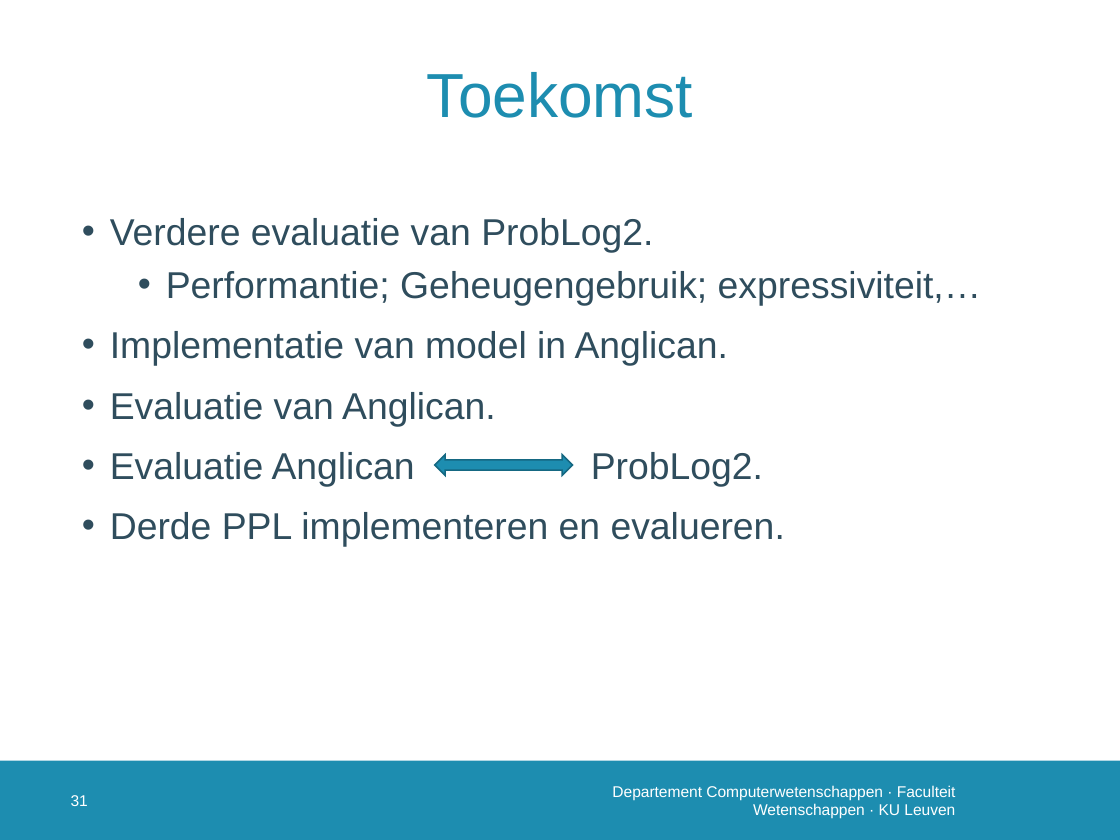
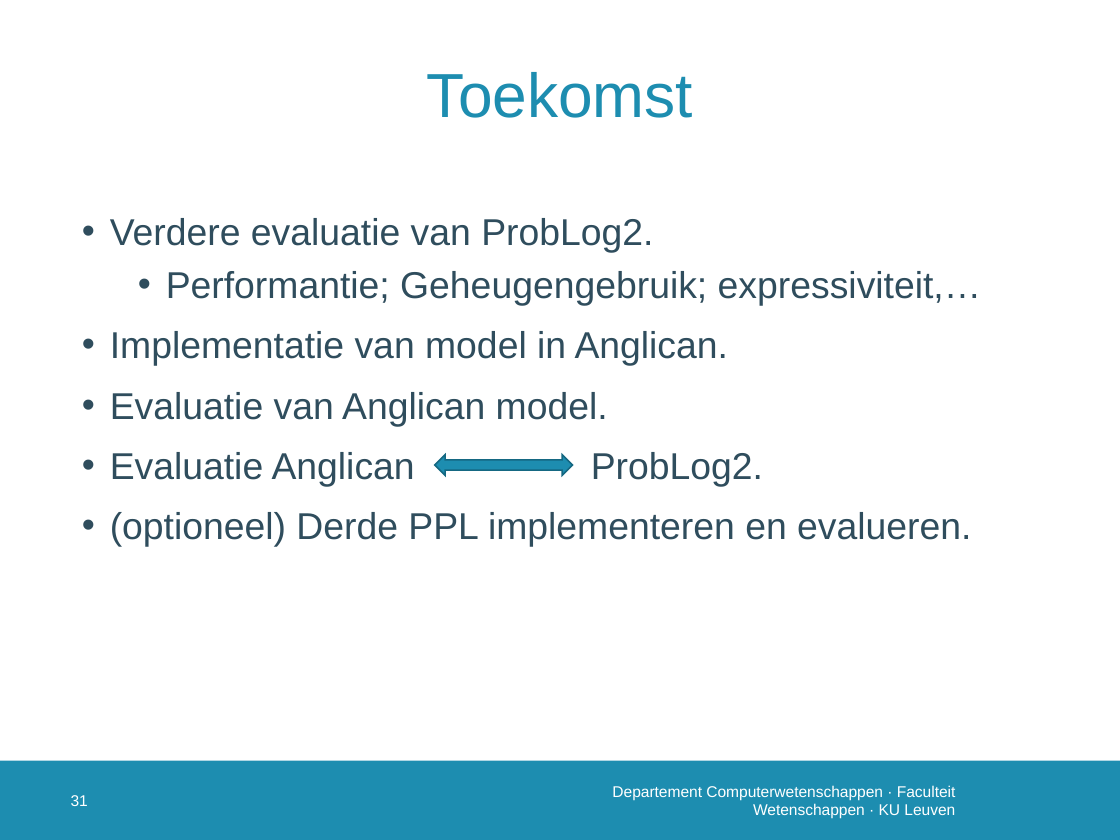
Before and after one commit to susverwimp/T208-Probabilistic-Programming-A-Case-Study, a slide deck: slide 32 of thesis/presentations/2 second/second.pptx. Drawn at 1120x840 pixels with LibreOffice and Linux fonts; fonts in the diff are those of the drawing; background and template pictures are left out. Boxes give left, top, right and bottom in pixels: in the first picture for what was removed or moved away, otherwise in the second. Text is boxed around its words. In the diff, an @@ line names an element or a change of style, - is before the commit and + after.

Commit message:
second presentation feedback + text

```diff
--- a/thesis/presentations/2 second/second.pptx
+++ b/thesis/presentations/2 second/second.pptx
@@ text at (x1=110, y1=392, x2=608, y2=426): text changed @@
-• Evaluatie van Anglican.
+• Evaluatie van Anglican model.
@@ text at (x1=110, y1=512, x2=971, y2=547): text changed @@
-• Derde PPL implementeren en evalueren.
+• (optioneel) Derde PPL implementeren en evalueren.
```
Also in this commit, not shown: 1 other slide changed, 12 other files.
